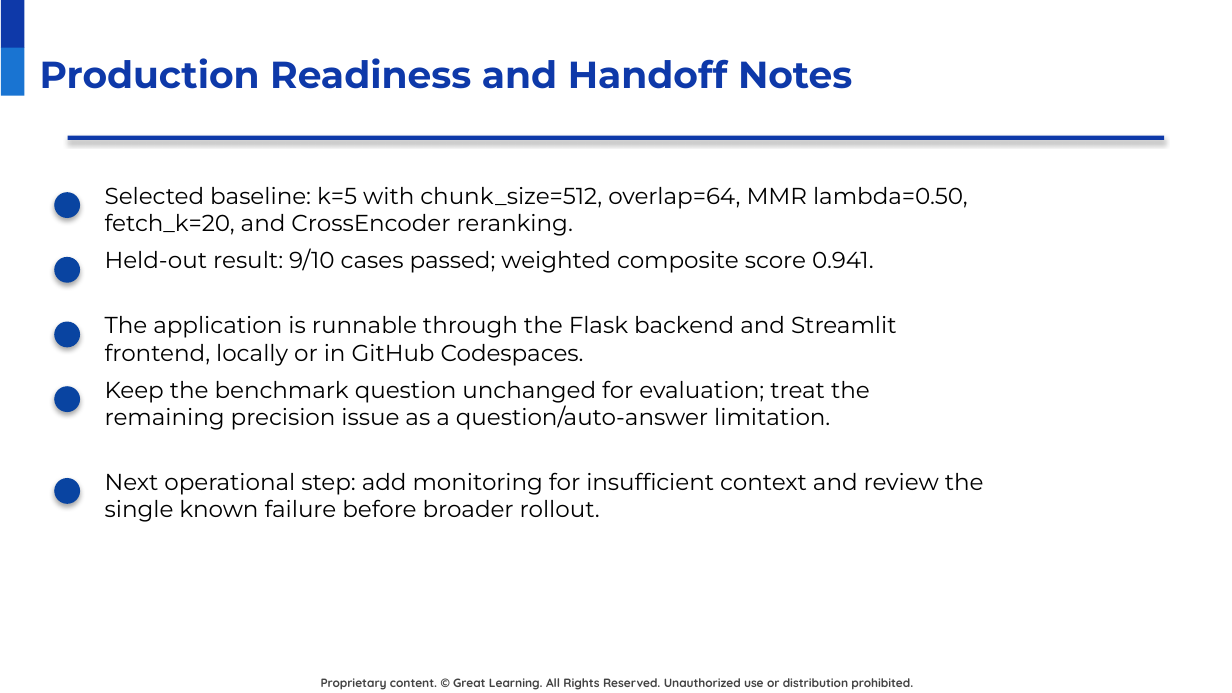
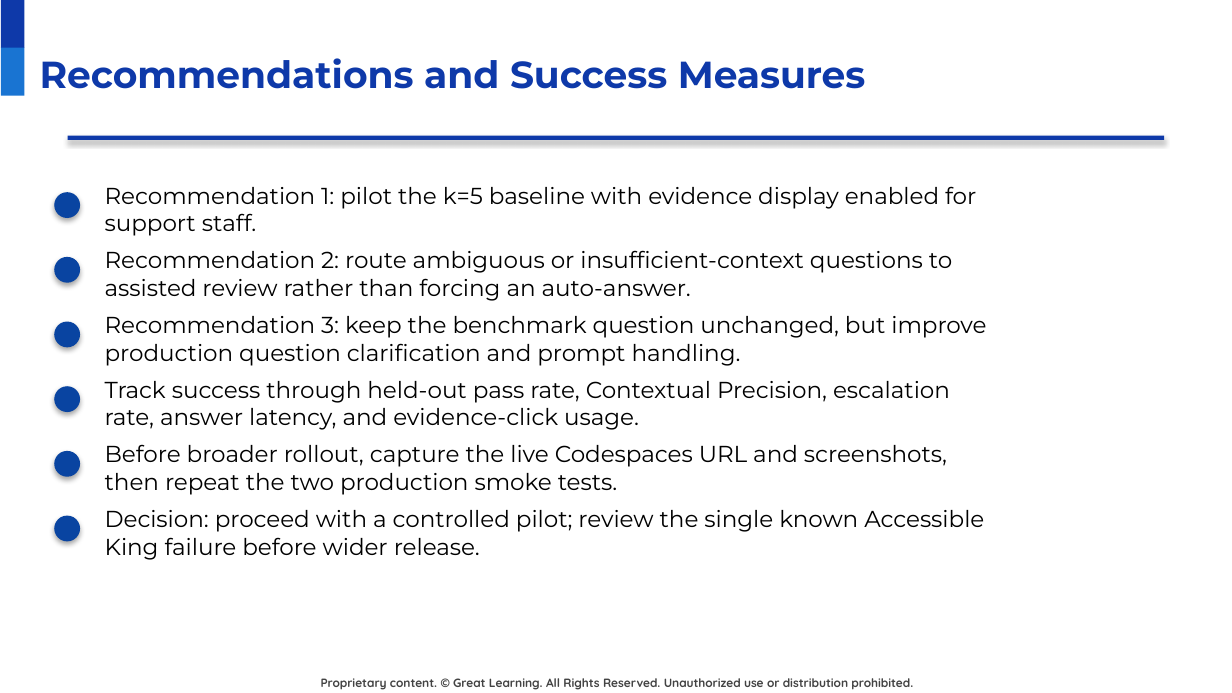
Before and after one commit to raovutukoor1/aurora-stay-qna, a slide deck: slide 31 of presentations/Aurora_Stays_RAG_Project_Presentation_Template_Style.pptx. Drawn at 1232x693 pixels with LibreOffice and Linux fonts; fonts in the diff are those of the drawing; background and template pictures are left out. Boxes give left, top, right and bottom in pixels: in the first picture for what was removed or moved away, otherwise in the second. Text is boxed around its words. In the diff, an @@ line names an element or a change of style, - is before the commit and + after.

```diff
--- a/presentations/Aurora_Stays_RAG_Project_Presentation_Template_Style.pptx
+++ b/presentations/Aurora_Stays_RAG_Project_Presentation_Template_Style.pptx
@@ title at [40,58,865,89]: text changed @@
-Production Readiness and Handoff Notes
+Recommendations and Success Measures
@@ text at [105,186,976,236]: text changed @@
-Selected baseline: k=5 with chunk_size=512, overlap=64, MMR lambda=0.50, fetch_k=20, and CrossEncoder reranking.
+Recommendation 1: pilot the k=5 baseline with evidence display enabled for support staff.
@@ text at [105,250,952,301]: text changed @@
-Held-out result: 9/10 cases passed; weighted composite score 0.941.
+Recommendation 2: route ambiguous or insufficient-context questions to assisted review rather than forcing an auto-answer.
@@ text at [105,316,986,366]: text changed @@
-The application is runnable through the Flask backend and Streamlit frontend, locally or in GitHub Codespaces.
+Recommendation 3: keep the benchmark question unchanged, but improve production question clarification and prompt handling.
@@ text at [105,381,950,430]: text changed @@
-Keep the benchmark question unchanged for evaluation; treat the remaining precision issue as a question/auto-answer limitation.
+Track success through held-out pass rate, Contextual Precision, escalation rate, answer latency, and evidence-click usage.
@@ text at [105,444,947,495]: text changed @@
-Next operational step: add monitoring for insufficient context and review the single known failure before broader rollout.
+Before broader rollout, capture the live Codespaces URL and screenshots, then repeat the two production smoke tests.
@@ ellipse: place and size @@
-ellipse at [54,478,80,504]
+ellipse at [54,451,80,477]
@@ ellipse added at [54,515,80,541], fill #0944A1 @@
@@ text added at [105,510,984,560], 13.5 pt, text #000000 @@
+Decision: proceed with a controlled pilot; review the single known Accessible King failure before wider release.
```
Also in this commit, not shown: 6 other slides changed, 1 slide added, 1 slide removed, 2 other files.
